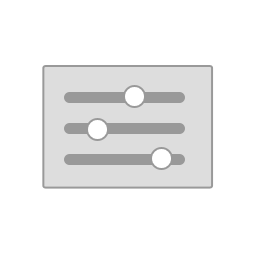
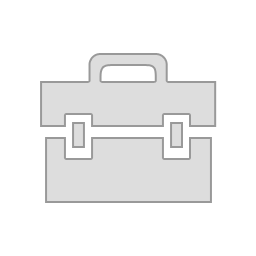
Two versions of the same layered image (256x256). Layer-by-layer changes:
removed group "setup" (7 layers) over [42, 65, 214, 189]
renamed "Shape 26 copy" to "Shape 60", moved it out of group "setup", painted on it over [40, 53, 217, 203]
removed layer "Shape 25 copy" from group "setup" over [64, 123, 185, 134]
removed layer "Shape 26 copy 2" from group "setup" over [150, 147, 173, 170]
removed layer "Shape 25 copy 2" from group "setup" over [64, 154, 185, 165]
removed layer "Shape 26" from group "setup" over [123, 85, 146, 108]
removed layer "Shape 25" from group "setup" over [64, 92, 185, 103]
removed layer "Shape 22" from group "setup" over [42, 65, 214, 189]
